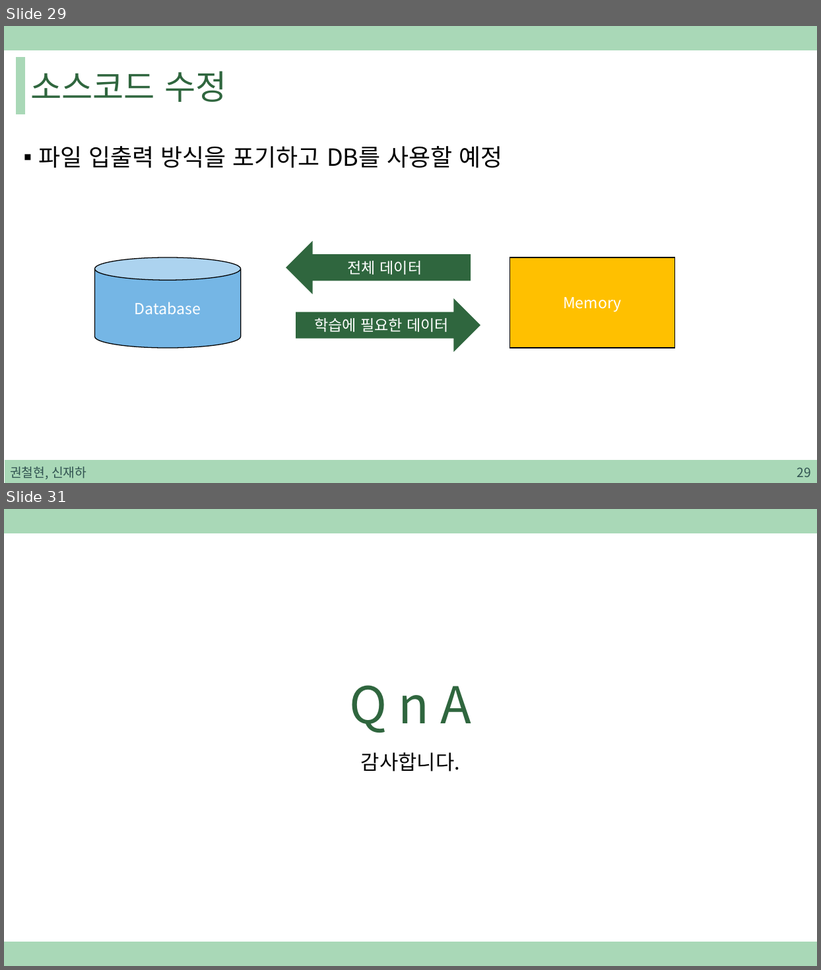
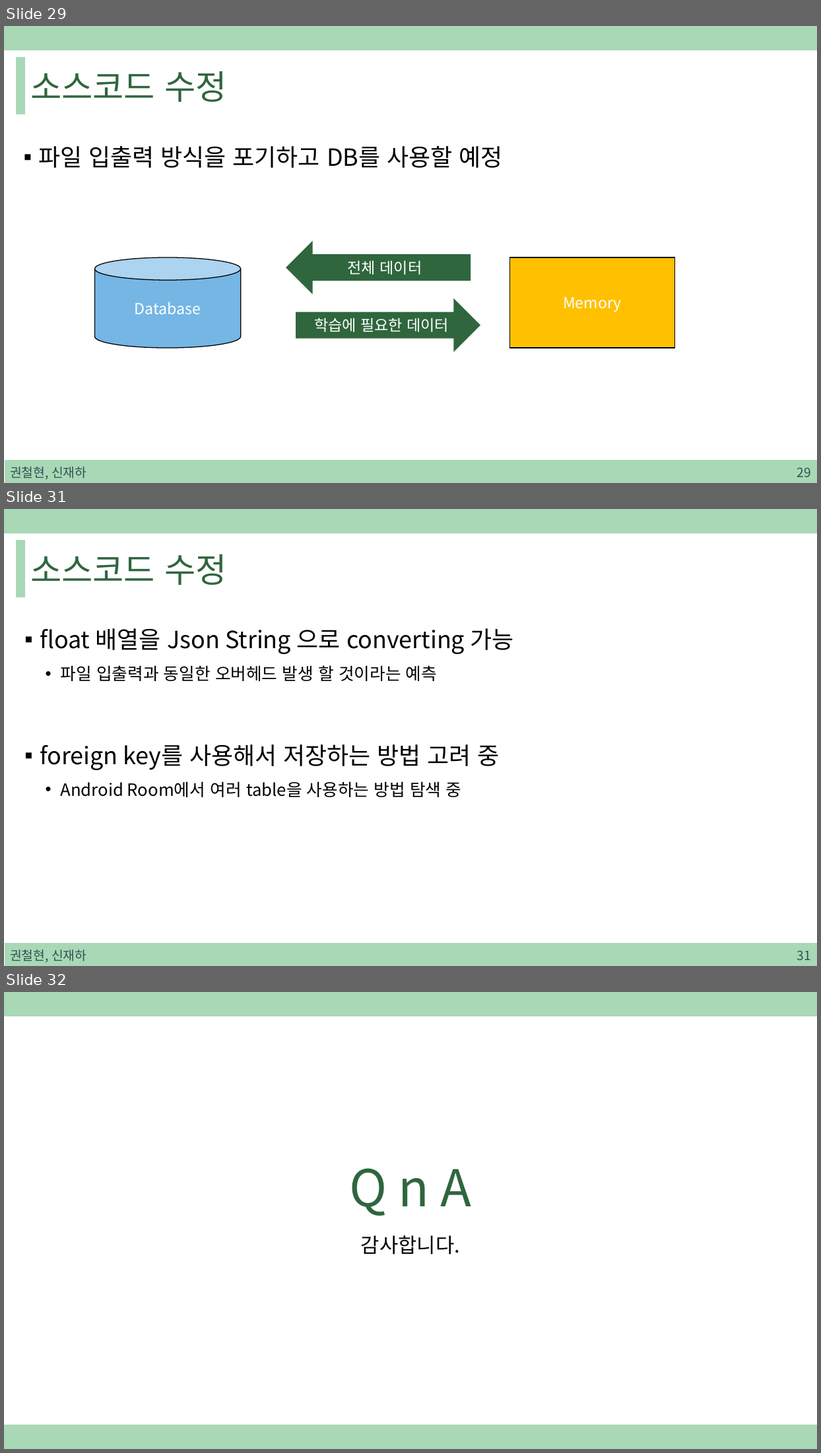
Before and after one commit to sjh4287/capston, a slide deck: 2022.01.21/On-Device Training.pptx. Shown one above the other, each under a label of ours: slides 29 and 31 before the commit, slides 29, 31 and 32 after it; the slides between them are not shown. The pictures are 821x970 and 821x1453 pixels, drawn with LibreOffice and Linux fonts; fonts in the diff are those of the drawing. Boxes give left, top, right and bottom in pixels: in the first picture for what was removed or moved away, otherwise in the second. Text is boxed around its words. In the diff, an @@ line names an element or a change of style, - is before the commit and + after.

```diff
--- a/2022.01.21/On-Device Training.pptx
+++ b/2022.01.21/On-Device Training.pptx
@@ slide 31 added at bbox=[4, 509, 817, 966], background #FFFFFF; not listed: 3 template elements that a slide beside it also shows @@
@@ title added at bbox=[31, 554, 227, 585], 40 pt, text #2F663E @@
+소스코드 수정
@@ text added at bbox=[40, 628, 514, 797], 28 pt, text #000000 @@
+▪ float 배열을 Json String 으로 converting 가능
+  • 파일 입출력과 동일한 오버헤드 발생 할 것이라는 예측
+▪ foreign key를 사용해서 저장하는 방법 고려 중
+  • Android Room에서 여러 table을 사용하는 방법 탐색 중
@@ text added at bbox=[10, 950, 86, 963], 15 pt, text #305250 @@
+권철현, 신재하
@@ page number added at bbox=[797, 951, 811, 960], 15 pt, text #305250 @@
+31
@@ what was slide 31 is now slide 32 @@
```
Also in this commit, not shown: 2 slides changed.
